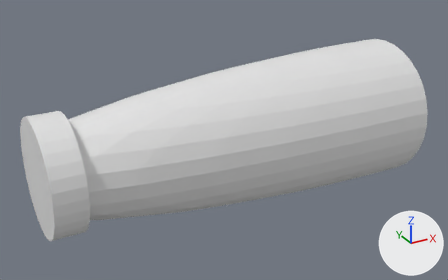
The FBX model assets/Meshes/cannon.fbx, before and after one commit.
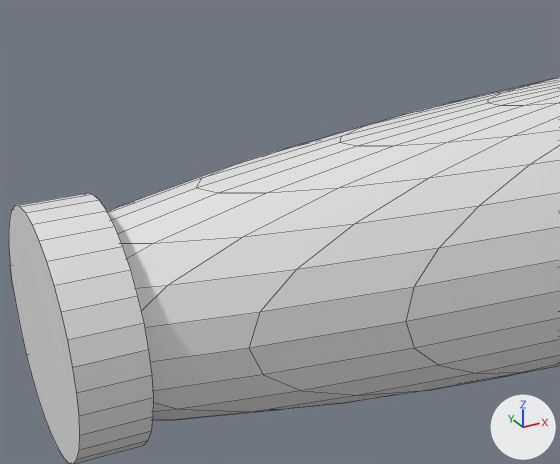
Each version appears first whole from a 50 mm lens placed at (-3.2, -3.36, 1.67), pointed at (-1.34, 0.01, -0.02), and next in a close-up on the part from 4% to 64% of the width and 6% to 86% of the height. The lights are fixed; the arrows at lower right show +X, +Y and +Z. The first two pictures are the older version. The close-ups show mesh edges as thin lines. Where no turn or scale is listed for an object, it has been applied to the vertices.
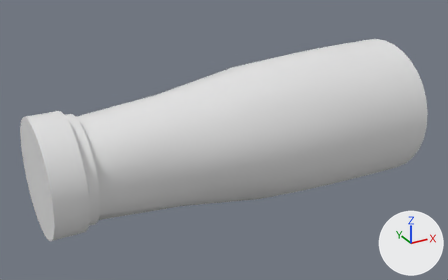
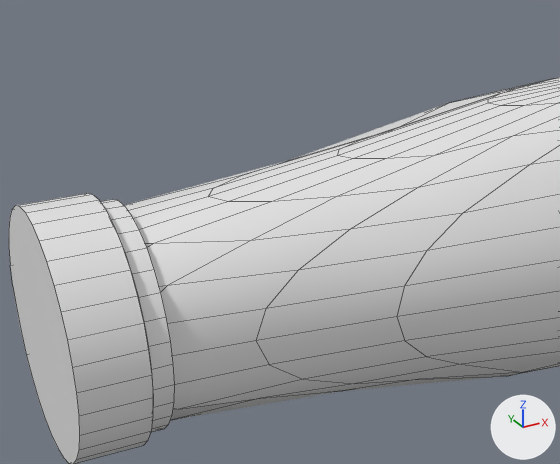
Where the newer file only moved an object's origin or applied its transform, the numbers keep the older frame.

Boxes (x1, y1, x2, y2) around the edits, measured in the close-ups (560 x 464 px; the box of a moved part takes in the faces that stretch with it):
'Sphere', reshaped
    before: (108, 77, 560, 420)
    after: (124, 77, 560, 420)
'Cylinder.001', added
    after: (101, 199, 175, 432)
part 1 of me_sphere, moved or reshaped
    before: (108, 88, 560, 420)
    after: (124, 88, 560, 420)

The edits, one by one:
me_sphere has 236 vertices, 232 faces and spans x -2.56..0.0, y -0.5..0.5, z -0.5..0.5.
me_sphere is used by ob_sphere; location (0.0, 0.0, 0.0).
me_sphere part 1: all 64 vertices in x -2.12..-1.39, y -0.42..0.42, z -0.42..0.42 are scaled about their middle by 0.906.
Mesh me_cylinder_003 is new.
It is a 32-sided cylinder along x spanning x -0.03..0.03, y -0.34..0.34, z -0.34..0.34.
Object 'Cylinder.001' (ob_cylinder_001) is new; it shows me_cylinder_003.
Its location is (-2.361, 0.0, 0.0).
